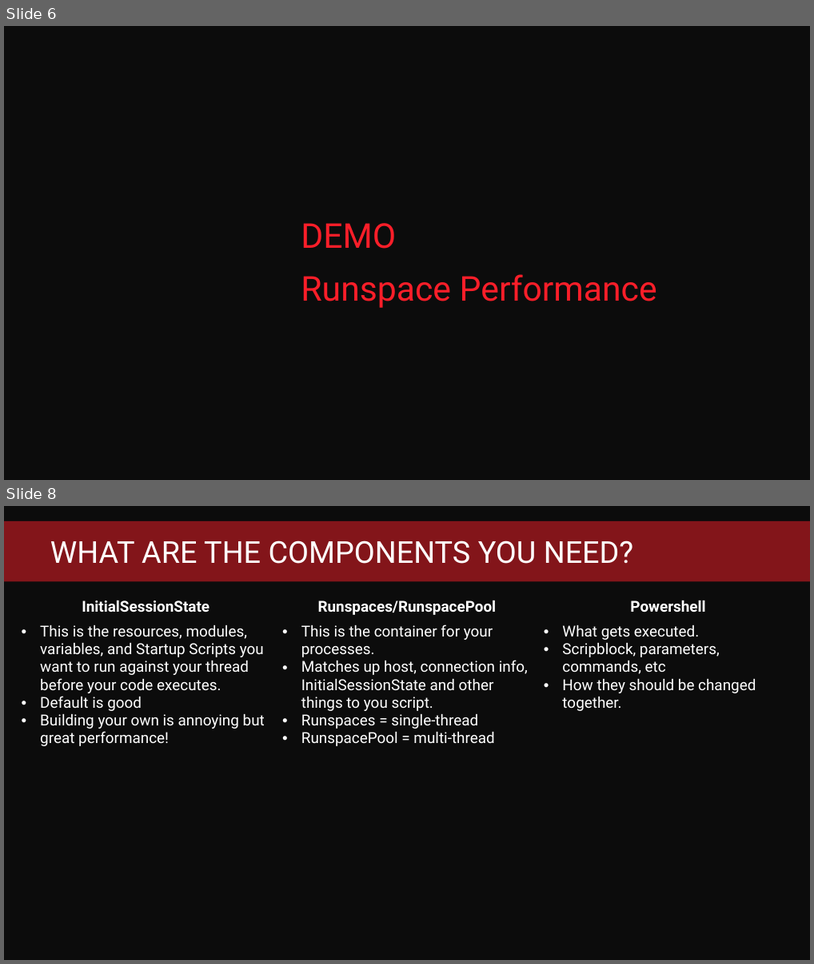
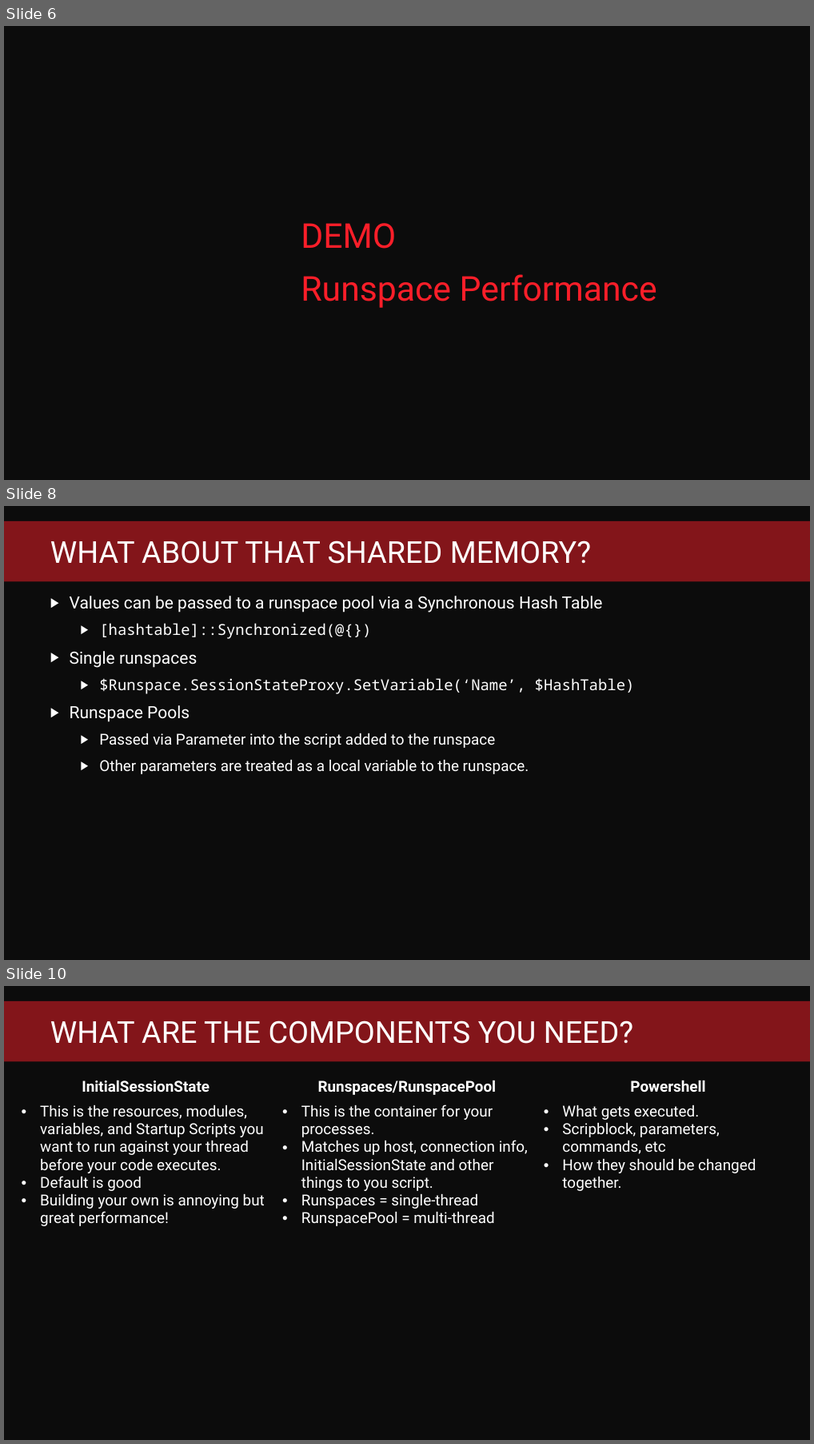
Before and after one commit to jpscripter/Runspaces, a slide deck: High-performance powershell through the magic of runspaces.pptx. Shown one above the other, each under a label of ours: slides 6 and 8 before the commit, slides 6, 8 and 10 after it; the slides between them are not shown. The pictures are 814x964 and 814x1444 pixels, drawn with LibreOffice and Linux fonts; fonts in the diff are those of the drawing; background and template pictures are left out. Boxes give left, top, right and bottom in pixels: in the first picture for what was removed or moved away, otherwise in the second. Text is boxed around its words. In the diff, an @@ line names an element or a change of style, - is before the commit and + after.

```diff
--- a/High-performance powershell through the magic of runspaces.pptx
+++ b/High-performance powershell through the magic of runspaces.pptx
@@ slide 8 added at [4, 506, 810, 960], background #0C0C0C; not listed: 1 template element that a slide beside it also shows @@
@@ title added at [50, 540, 591, 564], 36 pt, text #FFFFFF @@
+WHAT ABOUT THAT SHARED MEMORY?
@@ text added at [70, 596, 635, 774], 18 pt, text #FFFFFF @@
+▶ Values can be passed to a runspace pool via a Synchronous Hash Table
+  ▶ [hashtable]::Synchronized(@{})
+▶ Single runspaces
+  ▶ $Runspace.SessionStateProxy.SetVariable(‘Name’, $HashTable)
+▶ Runspace Pools
+  ▶ Passed via Parameter into the script added to the runspace
+  ▶ Other parameters are treated as a local variable to the runspace.
@@ what was slide 8 is now slide 10 @@
```
Also in this commit, not shown: 6 slides changed, 2 other slides added, 1 slide removed.
